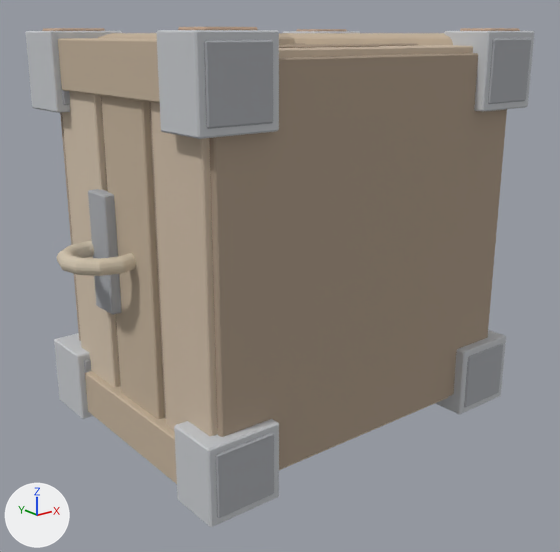
An edit to the FBX model Assets/GeneratedBaseItems/11_Wooden_Storage_Crate.fbx, drawn before and after from the same camera.
The view is the same before and after, from a camera (50 mm lens) standing at (-1.49, -1.38, 0.584) and looking at (-0.03, 0.445, -0.146). The axes (+X, +Y, +Z) are drawn at lower left. The lights are the same throughout. The older version comes first.

In view in the first picture: '11_Wooden_Storage_Crate'.
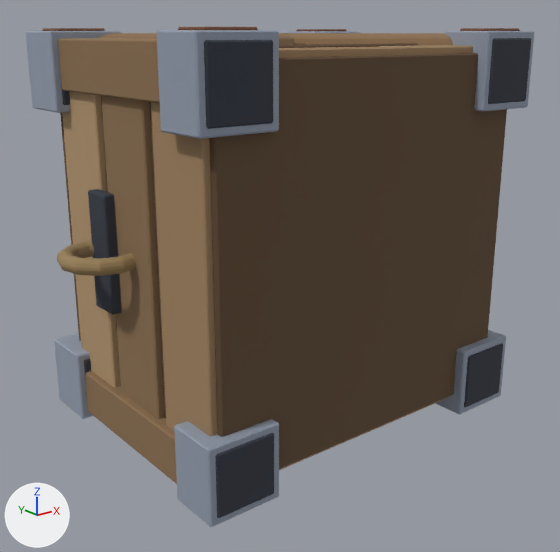
What differs and where, as boxes (x1, y1, x2, y2) in the pictures (560 x 552 px):
'11_Wooden_Storage_Crate', recoloured (beige to brown): (25, 27, 535, 527) in both

What the commit changed:
Material 'Wood | charred and stained' (mat_wood___charred_and_stained) changes colour from beige #ab9986 to brown #614b35; in linear values from (0.407, 0.319, 0.237) to (0.12, 0.07, 0.035).
Material 'Wood | weathered cedar' (mat_wood___weathered_cedar) changes colour from beige #cdbba6 to brown #a28461; in linear values from (0.611, 0.497, 0.38) to (0.36, 0.23, 0.12).
Material 'Wood | exposed grain' (mat_wood___exposed_grain) changes colour from beige #c1b099 to brown #8b6f50; in linear values from (0.536, 0.432, 0.319) to (0.26, 0.16, 0.08).
Material 'Wood | cut end' (mat_wood___cut_end) changes colour from beige #d4c3ad to brown #b3956f; in linear values from (0.655, 0.545, 0.42) to (0.45, 0.3, 0.16).
Material 'Iron | dark forged steel' (mat_iron___dark_forged_steel) changes colour from grey #a8abb0 to greyish blue #373b46; in linear values from (0.394, 0.407, 0.432) to (0.038, 0.044, 0.062).
Material 'Rope | plant fiber' (mat_rope___plant_fiber) changes colour from beige #cfc3ad to brown #998159; in linear values from (0.626, 0.545, 0.42) to (0.32, 0.22, 0.1).
